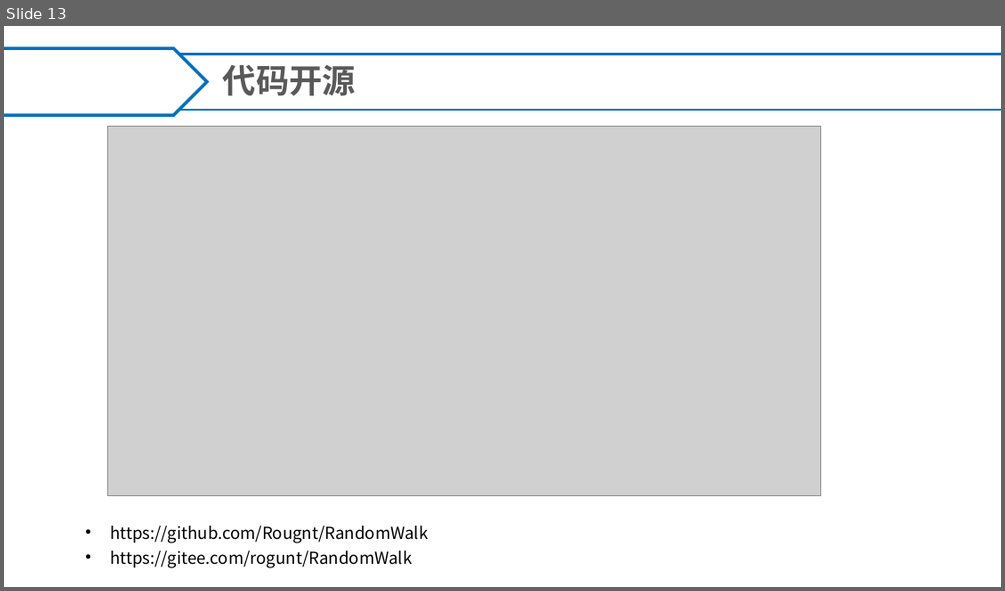
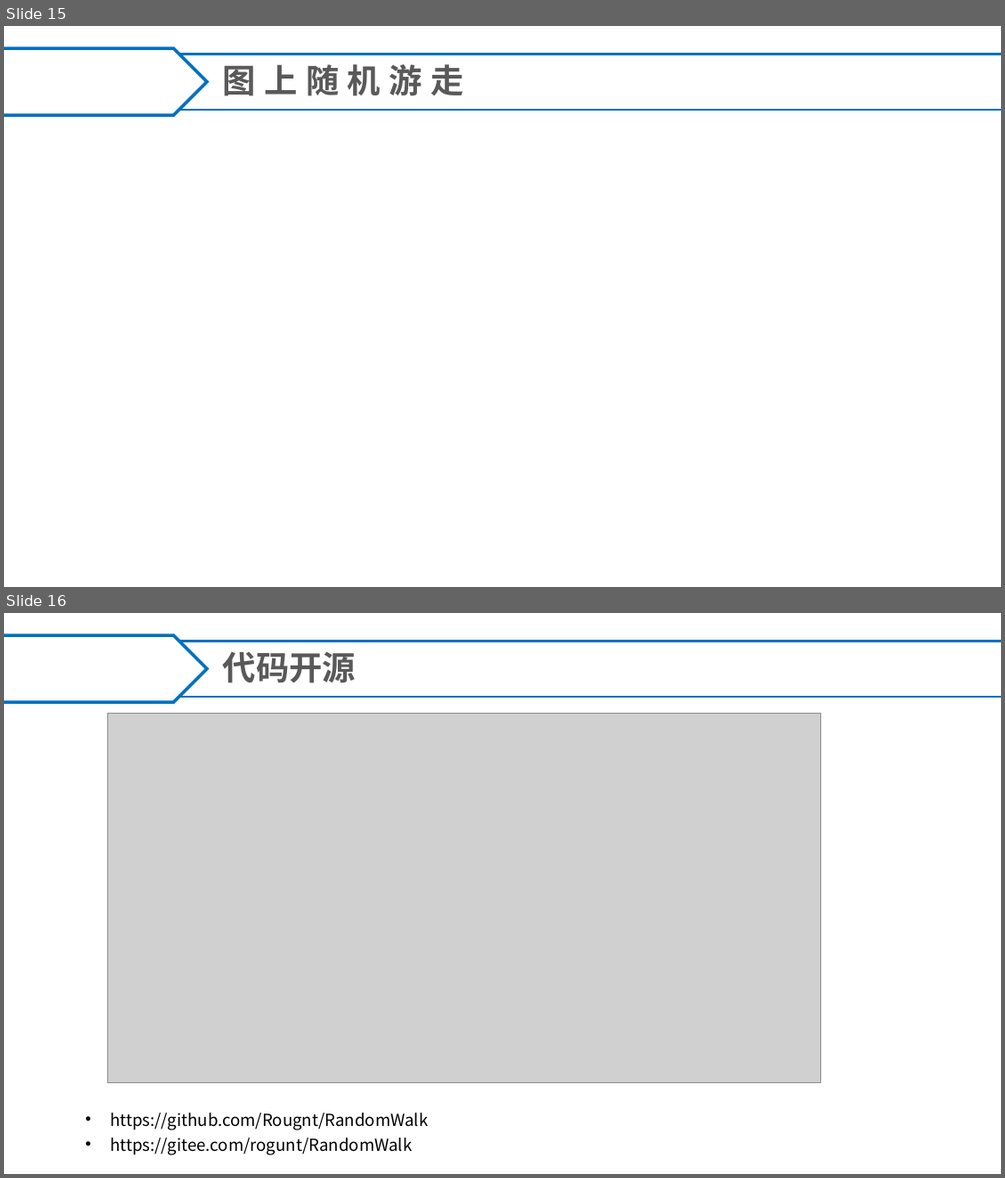
Before and after one commit to Rougnt/RandomWalk, a slide deck: 第10组.pptx. Shown one above the other, each under a label of ours: slide 13 before the commit, slides 15 and 16 after it. The pictures are 1005x591 and 1005x1178 pixels, drawn with LibreOffice and Linux fonts; fonts in the diff are those of the drawing; grey boxes stand for pictures; background and template pictures are left out. Boxes give left, top, right and bottom in pixels: in the first picture for what was removed or moved away, otherwise in the second. Text is boxed around its words. In the diff, an @@ line names an element or a change of style, - is before the commit and + after.

```diff
--- a/第10组.pptx
+++ b/第10组.pptx
@@ slide 15 added at [4,26,1001,587], background pattern #FFFFFF on #FFFFFF; not listed: 2 template elements that a slide beside it also shows @@
@@ title added at [223,64,464,96], 32 pt, text #595959, bold @@
+图上随机游走
@@ what was slide 13 is now slide 16 @@
```
Also in this commit, not shown: 1 slide changed, 2 other slides added, 10 other files.
